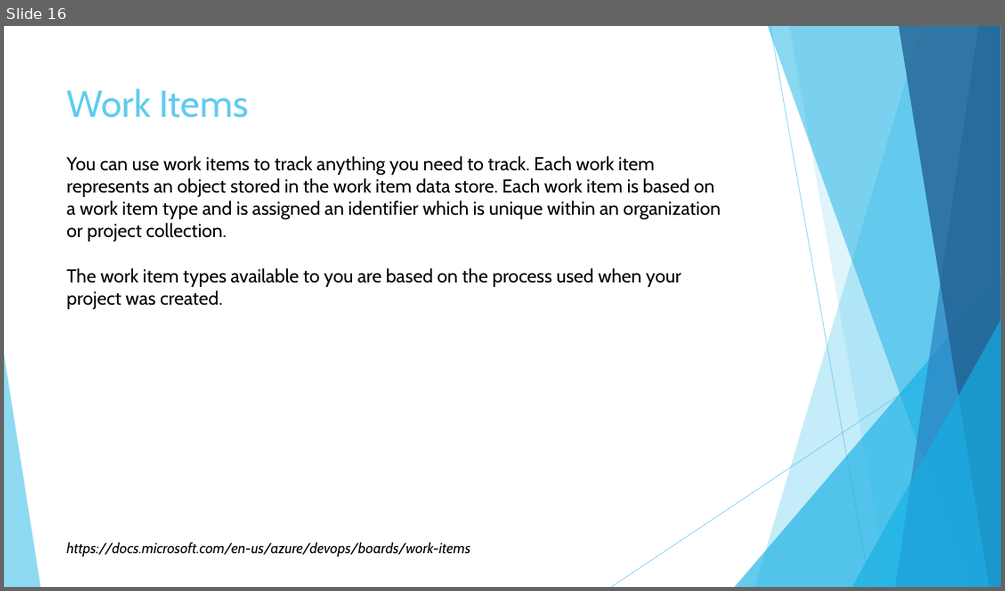
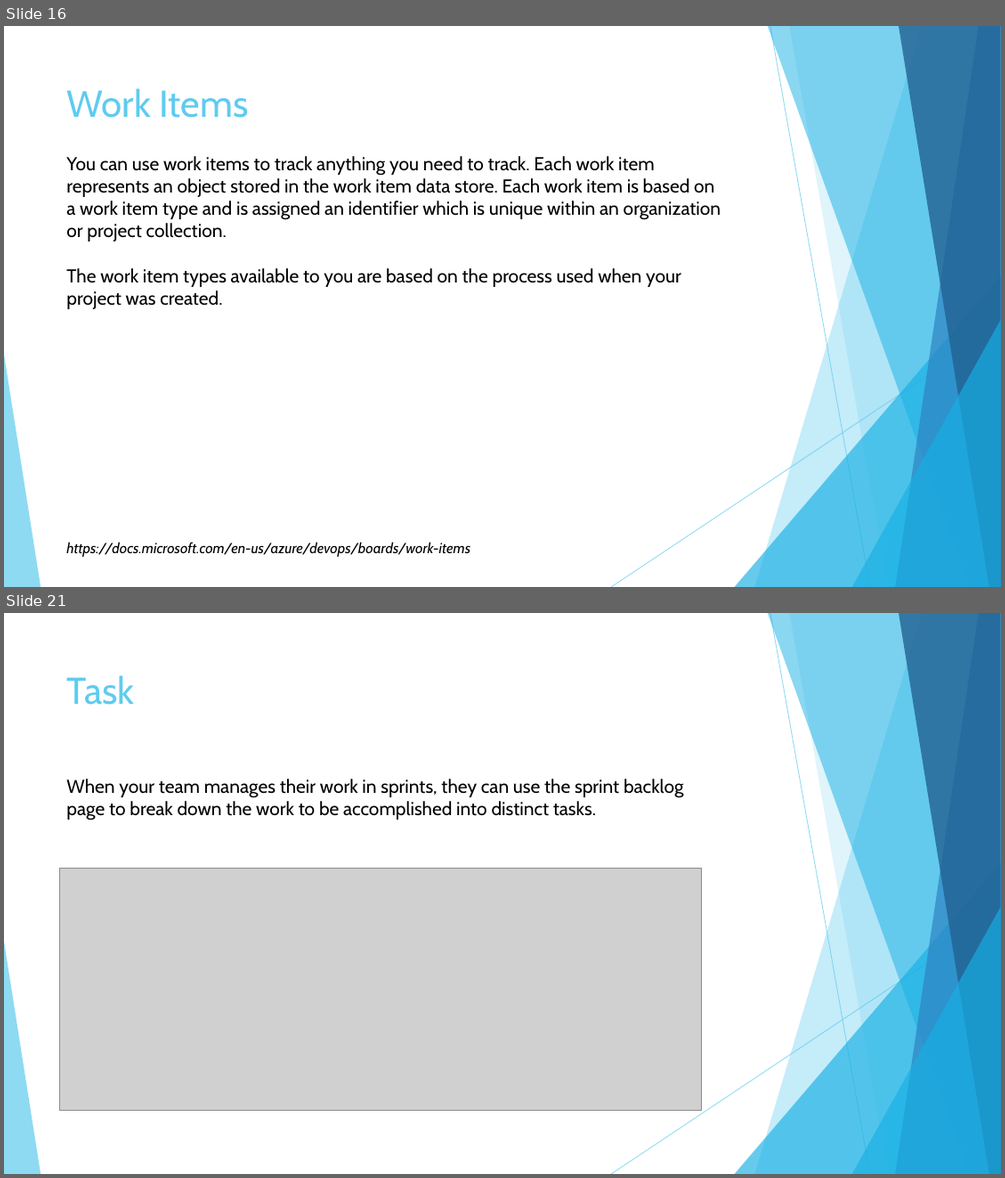
Before and after one commit to KarolinaUr/ProjSystBI, a slide deck: P01_AzureDevOps/ProjP1_02_AzureDevOpsBoards.pptx. Shown one above the other, each under a label of ours: slide 16 before the commit, slides 16 and 21 after it; the slides between them are not shown. The pictures are 1005x591 and 1005x1178 pixels, drawn with LibreOffice and Linux fonts; fonts in the diff are those of the drawing; grey boxes stand for pictures. Boxes give left, top, right and bottom in pixels: in the first picture for what was removed or moved away, otherwise in the second. Text is boxed around its words. In the diff, an @@ line names an element or a change of style, - is before the commit and + after.

```diff
--- a/P01_AzureDevOps/ProjP1_02_AzureDevOpsBoards.pptx
+++ b/P01_AzureDevOps/ProjP1_02_AzureDevOpsBoards.pptx
@@ slide 21 added at box(4, 613, 1001, 1174), background #FFFFFF; not listed: 10 template elements that a slide beside it also shows @@
@@ title added at box(67, 675, 135, 705), 36 pt, text #5FCBEF @@
+Task
@@ text added at box(66, 779, 683, 820), 18 pt, text #000000 @@
+When your team manages their work in sprints, they can use the sprint backlog page to break down the work to be accomplished into distinct tasks.
@@ picture added at box(59, 868, 702, 1110) @@
```
Also in this commit, not shown: 6 slides changed, 8 other slides added, 2 slides removed.
